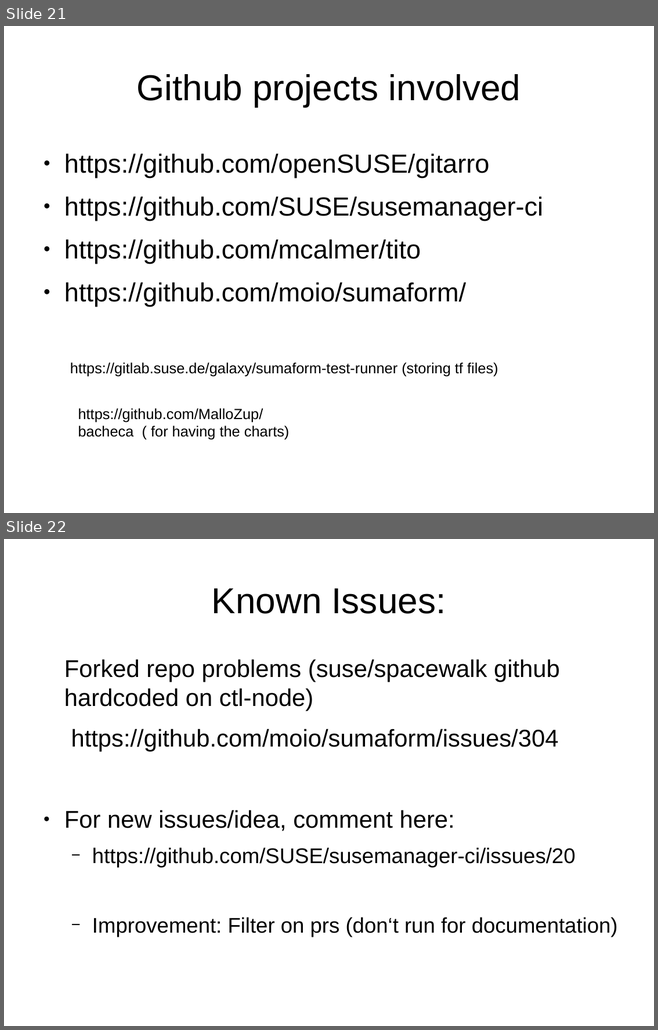
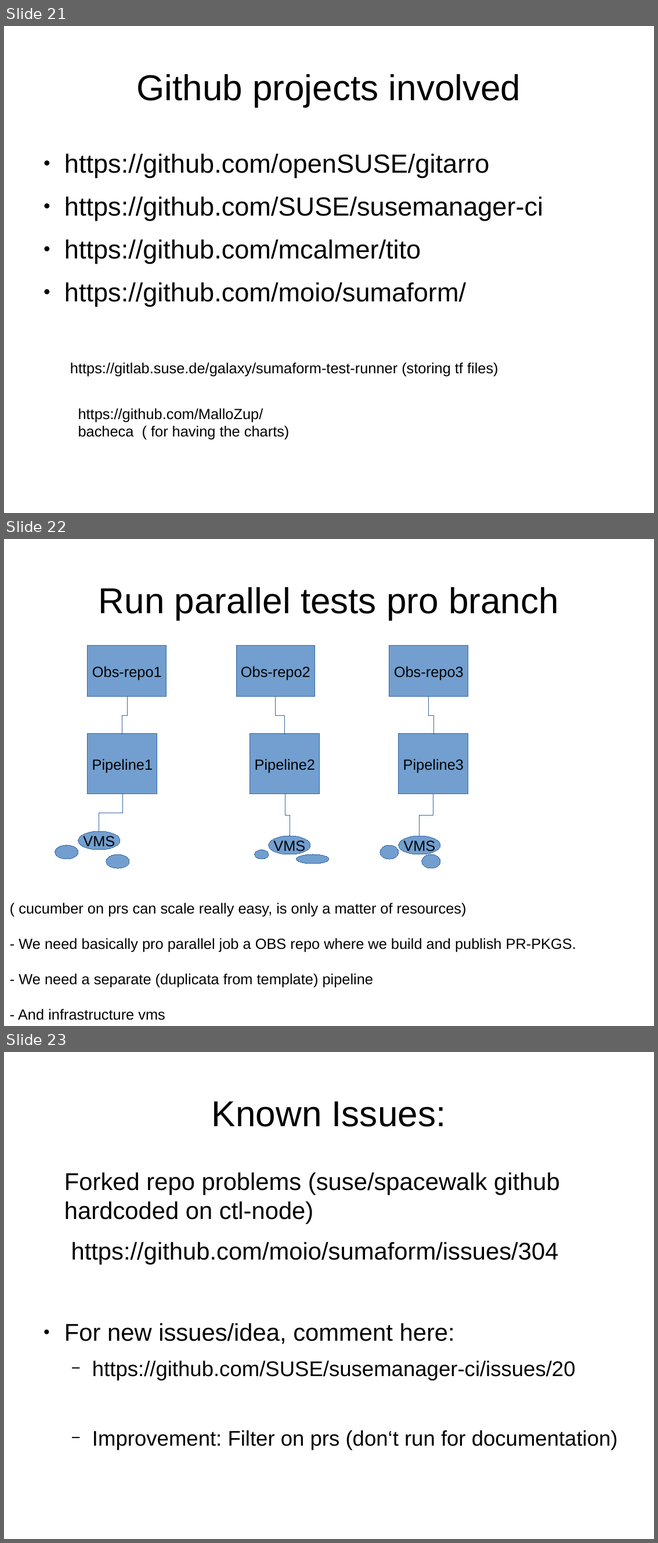
Before and after one commit to MalloZup/presentations, a slide deck: 2018/cucumber-prs/cucumber_onprs.odp. Shown one above the other, each under a label of ours: slides 21 and 22 before the commit, slides 21, 22 and 23 after it. The pictures are 658x1030 and 658x1543 pixels, drawn with LibreOffice and Linux fonts; fonts in the diff are those of the drawing. Boxes give left, top, right and bottom in pixels: in the first picture for what was removed or moved away, otherwise in the second. Text is boxed around its words. In the diff, an @@ line names an element or a change of style, - is before the commit and + after.

Commit message:
add scale

```diff
--- a/2018/cucumber-prs/cucumber_onprs.odp
+++ b/2018/cucumber-prs/cucumber_onprs.odp
@@ slide 22 added at <box>4,539,654,1026</box>, background #FFFFFF @@
@@ title added at <box>99,587,558,620</box>, 44 pt, text #000000 @@
+Run parallel tests pro branch
@@ rectangle added at <box>88,646,167,697</box>, fill #729FCF, outline #3465A4 0 pt, 18 pt, text #000000 @@
+Obs-repo1
@@ rectangle added at <box>236,646,315,697</box>, fill #729FCF, outline #3465A4 0 pt, 18 pt, text #000000 @@
+Obs-repo2
@@ rectangle added at <box>390,646,469,697</box>, fill #729FCF, outline #3465A4 0 pt, 18 pt, text #000000 @@
+Obs-repo3
@@ elbow line added from (127, 697) to (122, 734), #3465A4 0 pt @@
@@ elbow line added from (276, 697) to (285, 734), #3465A4 0 pt @@
@@ elbow line added from (429, 697) to (433, 734), #3465A4 0 pt @@
@@ rectangle added at <box>88,734,157,794</box>, fill #729FCF, outline #3465A4 0 pt, 18 pt, text #000000 @@
+Pipeline1
@@ rectangle added at <box>250,734,320,794</box>, fill #729FCF, outline #3465A4 0 pt, 18 pt, text #000000 @@
+Pipeline2
@@ rectangle added at <box>398,734,468,794</box>, fill #729FCF, outline #3465A4 0 pt, 18 pt, text #000000 @@
+Pipeline3
@@ elbow line added from (122, 794) to (99, 831), #3465A4 0 pt @@
@@ elbow line added from (285, 794) to (289, 836), #3465A4 0 pt @@
@@ elbow line added from (433, 794) to (420, 836), #3465A4 0 pt @@
@@ ellipse added at <box>78,831,120,850</box>, fill #729FCF, outline #3465A4 0 pt, 18 pt, text #000000 @@
+VMS
@@ ellipse added at <box>55,845,78,860</box>, fill #729FCF, outline #3465A4 0 pt @@
@@ ellipse added at <box>255,850,268,860</box>, fill #729FCF, outline #3465A4 0 pt @@
@@ ellipse added at <box>268,836,310,855</box>, fill #729FCF, outline #3465A4 0 pt, 18 pt, text #000000 @@
+VMS
@@ ellipse added at <box>380,845,398,860</box>, fill #729FCF, outline #3465A4 0 pt @@
@@ ellipse added at <box>398,836,440,855</box>, fill #729FCF, outline #3465A4 0 pt, 18 pt, text #000000 @@
+VMS
@@ ellipse added at <box>106,855,129,868</box>, fill #729FCF, outline #3465A4 0 pt @@
@@ ellipse added at <box>296,855,329,864</box>, fill #729FCF, outline #3465A4 0 pt @@
@@ ellipse added at <box>422,855,440,868</box>, fill #729FCF, outline #3465A4 0 pt @@
@@ text added at <box>18,903,576,1020</box>, 18 pt, text #000000 @@
+( cucumber on prs can scale really easy, is only a matter of resources)
+- We need basically pro parallel job a OBS repo where we build and publish PR-PKGS.
+- We need a separate (duplicata from template) pipeline
+- And infrastructure vms
@@ what was slide 22 is now slide 23 @@
```
Also in this commit, not shown: 3 slides changed.
